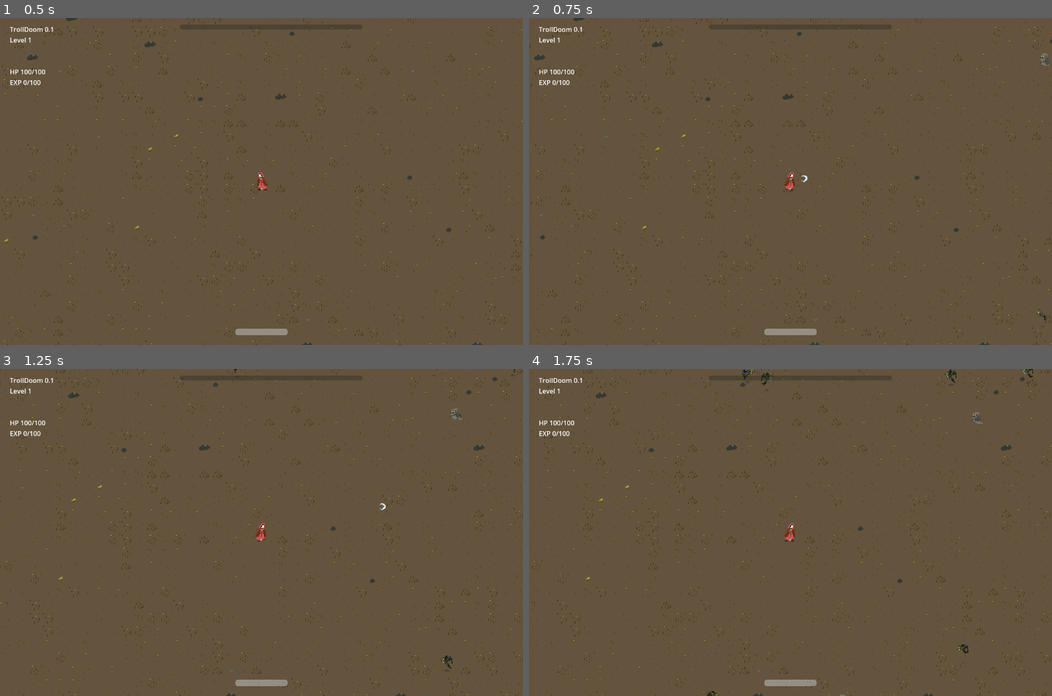
Above: before the commit, frames 1-4 (two rows, left to right).
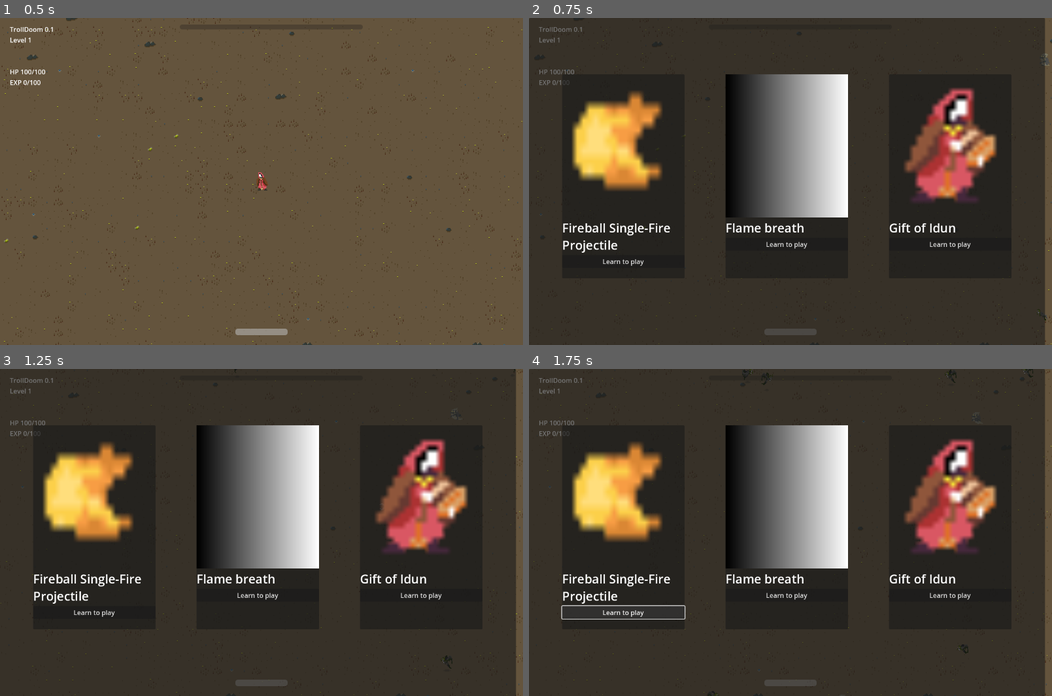
Above: after the commit, the same moments.

Repository: milestone-dev/ld55
Game: Godot game, scene res://scenes/main.tscn
The game is run twice, just before and just after one commit, with the same random seed, the same clock (stepped at 60 frames per second) and the same inputs.
Inputs (mouse positions are in pixels of both pictures, inside the frame that each line leads up to):
- Up to frame 1 (0.5 s): no input
- Up to frame 2 (0.75 s): tap Enter at 0.5 s; move the mouse to (905, 165) at 0.52 s; hold D (move_right) from 0.53 s (still down); tap P (dev_shop, bound only after the commit) at 0.6 s; click (905, 165) at 0.67 s
- Up to frame 3 (1.25 s): keep holding D (move_right); tap P (dev_shop, bound only after the commit) at 0.77, 1.07 s
- Up to frame 4 (1.75 s): release D (move_right) at 1.25 s; click (623, 610) at 1.25 s, where only the run after the commit has a clickable "Learn to play"

Frame 1 is identical in both runs. In frame 2, 97% of the frame differs, in the area x 0-99%, y 0-100%; in frame 3, 97%; in frame 4, 97%.

Commit message:
Shop integration. Toggle with P-key

Diff:
--- a/project.godot
+++ b/project.godot
@@ -78,3 +78,8 @@
 "events": [Object(InputEventKey,"resource_local_to_scene":false,"resource_name":"","device":-1,"window_id":0,"alt_pressed":false,"shift_pressed":false,"ctrl_pressed":false,"meta_pressed":false,"pressed":false,"keycode":0,"physical_keycode":77,"key_label":0,"unicode":109,"echo":false,"script":null)
 ]
 }
+dev_shop={
+"deadzone": 0.5,
+"events": [Object(InputEventKey,"resource_local_to_scene":false,"resource_name":"","device":-1,"window_id":0,"alt_pressed":false,"shift_pressed":false,"ctrl_pressed":false,"meta_pressed":false,"pressed":false,"keycode":0,"physical_keycode":80,"key_label":0,"unicode":112,"echo":false,"script":null)
+]
+}
--- a/resources/spells/heal.tres
+++ b/resources/spells/heal.tres
@@ -1,10 +1,12 @@
-[gd_resource type="Resource" script_class="Spell" load_steps=2 format=3 uid="uid://c2tw4ppjl8ek8"]
+[gd_resource type="Resource" script_class="Spell" load_steps=3 format=3 uid="uid://c2tw4ppjl8ek8"]
 
 [ext_resource type="Script" path="res://scripts/spell.gd" id="1_emu3g"]
+[ext_resource type="Texture2D" uid="uid://hdgaqnh2k0gk" path="res://assets/sprites/HERO-SpriteV1_Placeholder.png" id="2_10ruh"]
 
 [resource]
 script = ExtResource("1_emu3g")
 name = "Gift of Idun"
+store_texture = ExtResource("2_10ruh")
 code = "A0B2C41111"
 damage = 1.0
 range = 1.0
--- a/scenes/Shop/shop_card.gd
+++ b/scenes/Shop/shop_card.gd
@@ -1,14 +1,16 @@
 extends Panel
 
-@export var spell: Spell
+@export var spell: Spell :
+	set(value):
+		spell = value
+		_ready()
 
 # Called when the node enters the scene tree for the first time.
 func _ready():
-	$VBoxContainer/TextureRect.text = spell.name
-	if spell.store_material:
-		$VBoxContainer/TextureRect.material = spell.store_material
-	elif spell.store_texture:
-		$VBoxContainer/TextureRect.texture = spell.store_texture
+	if spell:
+		$VBoxContainer/SpellName.text = spell.name
+		if spell.store_texture:
+			$VBoxContainer/SpellPicture.texture = spell.store_texture
 
 
 # Called every frame. 'delta' is the elapsed time since the previous frame.
--- a/scenes/Shop/shop_card.tscn
+++ b/scenes/Shop/shop_card.tscn
@@ -28,13 +28,13 @@
 grow_horizontal = 2
 grow_vertical = 2
 
-[node name="TextureRect" type="TextureRect" parent="VBoxContainer"]
+[node name="SpellPicture" type="TextureRect" parent="VBoxContainer"]
 material = SubResource("CanvasItemMaterial_81gbh")
 custom_minimum_size = Vector2(2.08165e-12, 350)
 layout_mode = 2
 texture = SubResource("GradientTexture2D_byuf4")
 
-[node name="RichTextLabel" type="RichTextLabel" parent="VBoxContainer"]
+[node name="SpellName" type="RichTextLabel" parent="VBoxContainer"]
 layout_mode = 2
 size_flags_vertical = 8
 theme = SubResource("Theme_nkshy")
@@ -42,3 +42,7 @@
 bbcode_enabled = true
 text = "[center]Spell Name"
 fit_content = true
+
+[node name="Button" type="Button" parent="VBoxContainer"]
+layout_mode = 2
+text = "Learn to play"
--- a/scenes/Shop/shop_screen.gd
+++ b/scenes/Shop/shop_screen.gd
@@ -1,12 +1,28 @@
 extends Panel
 
-@export var spells: Array[Spell]
+signal learn_spell #Spell in arg1
+
+@export var spells: Array[Spell] :
+	set(value):
+		spells = value
+		_ready()
 
 # Called when the node enters the scene tree for the first time.
 func _ready():
-	$Items/ShopCard1.spell = spells[0]
-	$Items/ShopCard2.spell = spells[1]
-	$Items/ShopCard3.spell = spells[2]
+	$Items/ShopCard1/VBoxContainer/Button.connect("pressed", learn.bind(1))
+	$Items/ShopCard2/VBoxContainer/Button.connect("pressed", learn.bind(2))
+	$Items/ShopCard3/VBoxContainer/Button.connect("pressed", learn.bind(3))
+
+
+	if spells.size() > 0:
+		$Items/ShopCard1.spell = spells[0]
+	if spells.size() > 1:
+		$Items/ShopCard2.spell = spells[1]
+	if spells.size() > 2:
+		$Items/ShopCard3.spell = spells[2]
+
+func learn(id):
+	learn_spell.emit(spells[id])
 
 # Called every frame. 'delta' is the elapsed time since the previous frame.
 func _process(delta):
--- a/scenes/mob.tscn
+++ b/scenes/mob.tscn
@@ -180,6 +180,7 @@
 texture_filter = 1
 texture = ExtResource("2_3fp5a")
 hframes = 12
+frame = 5
 
 [node name="AnimationPlayer" type="AnimationPlayer" parent="."]
 root_node = NodePath("../AnimationTree")
--- a/scenes/player.tscn
+++ b/scenes/player.tscn
@@ -1,10 +1,11 @@
-[gd_scene load_steps=23 format=3 uid="uid://de8jmpdoukjsq"]
+[gd_scene load_steps=24 format=3 uid="uid://de8jmpdoukjsq"]
 
 [ext_resource type="Script" path="res://scripts/player.gd" id="1_bb4be"]
 [ext_resource type="PackedScene" uid="uid://blnvvm8f071dv" path="res://scenes/casting_ui.tscn" id="2_6xmc5"]
 [ext_resource type="Texture2D" uid="uid://dqris1g4qyf60" path="res://assets/sprites/HERO.png" id="2_56rh0"]
-[ext_resource type="PackedScene" uid="uid://dxxp6lhv44dw1" path="res://scenes/projectile.tscn" id="2_oojk5"]
+[ext_resource type="PackedScene" path="res://scenes/projectile.tscn" id="2_oojk5"]
 [ext_resource type="PackedScene" uid="uid://c50c2o4r2knhr" path="res://scenes/hud.tscn" id="4_n0tr4"]
+[ext_resource type="PackedScene" uid="uid://cp65vrskbyisf" path="res://scenes/Shop/shop_screen.tscn" id="6_qtx7u"]
 
 [sub_resource type="CircleShape2D" id="CircleShape2D_so115"]
 radius = 16.0
@@ -237,5 +238,8 @@
 
 [node name="HUD" parent="CanvasLayer" instance=ExtResource("4_n0tr4")]
 
+[node name="ShopScreen" parent="CanvasLayer" instance=ExtResource("6_qtx7u")]
+visible = false
+
 [connection signal="body_entered" from="DamageArea" to="." method="_on_damage_area_body_entered"]
 [connection signal="cast_complete" from="CanvasLayer/CastingUI" to="." method="_on_casting_ui_cast_complete"]
--- a/scripts/player.gd
+++ b/scripts/player.gd
@@ -37,6 +37,18 @@
 	for file_name : String in DirAccess.open("res://resources/spells").get_files():
 		print (file_name)
 		available_spells.push_back(ResourceLoader.load("res://resources/spells/" + file_name));
+	$CanvasLayer/ShopScreen.spells = available_spells
+	$CanvasLayer/ShopScreen.learn_spell.connect(learn_spell)
+
+func learn_spell(spell: Spell):
+	print("Learned spell", spell)
+
+
+
+func _process(delta):
+	if Input.is_action_just_pressed("dev_shop"):
+		print ("Opening shop")
+		$CanvasLayer/ShopScreen.visible = !$CanvasLayer/ShopScreen.visible
 
 func _physics_process(delta):
 
--- a/scripts/spell.gd
+++ b/scripts/spell.gd
@@ -16,7 +16,6 @@
 
 @export var name : String = "Unnamed spell";
 @export var store_texture : Texture;
-@export var store_material : Material;
 @export var code : String;
 @export var damage : float = 10;
 @export var range : float = 32;
Not shown: 1 places in resources/spells/ragnarok.tres that only renumber resources
